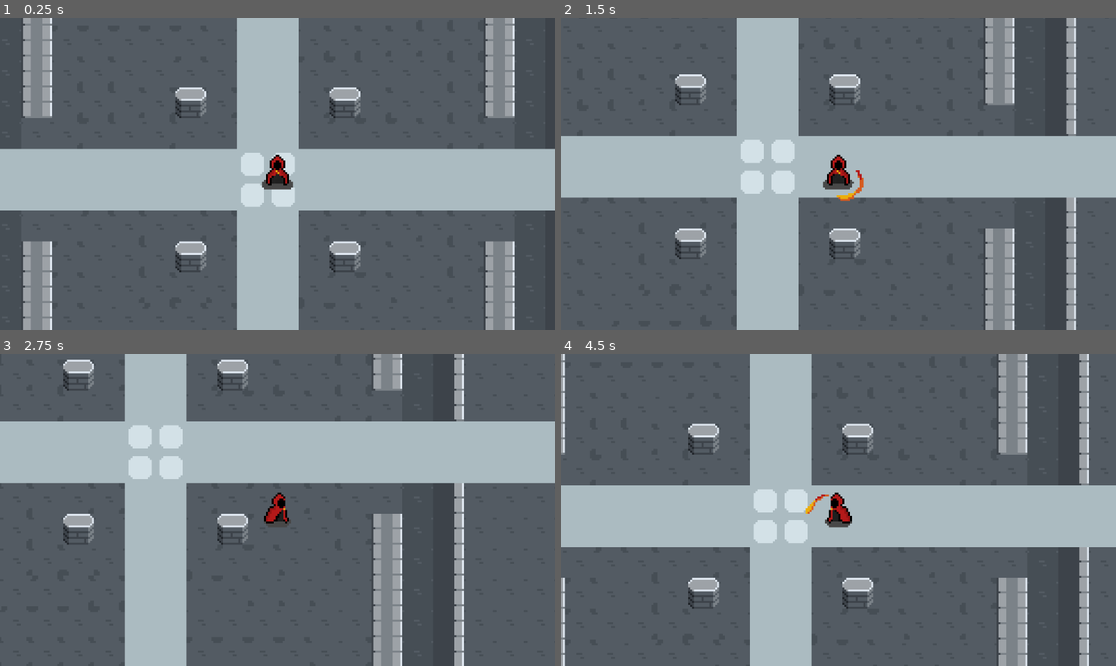
Above: before the commit, frames 1-4 (two rows, left to right).
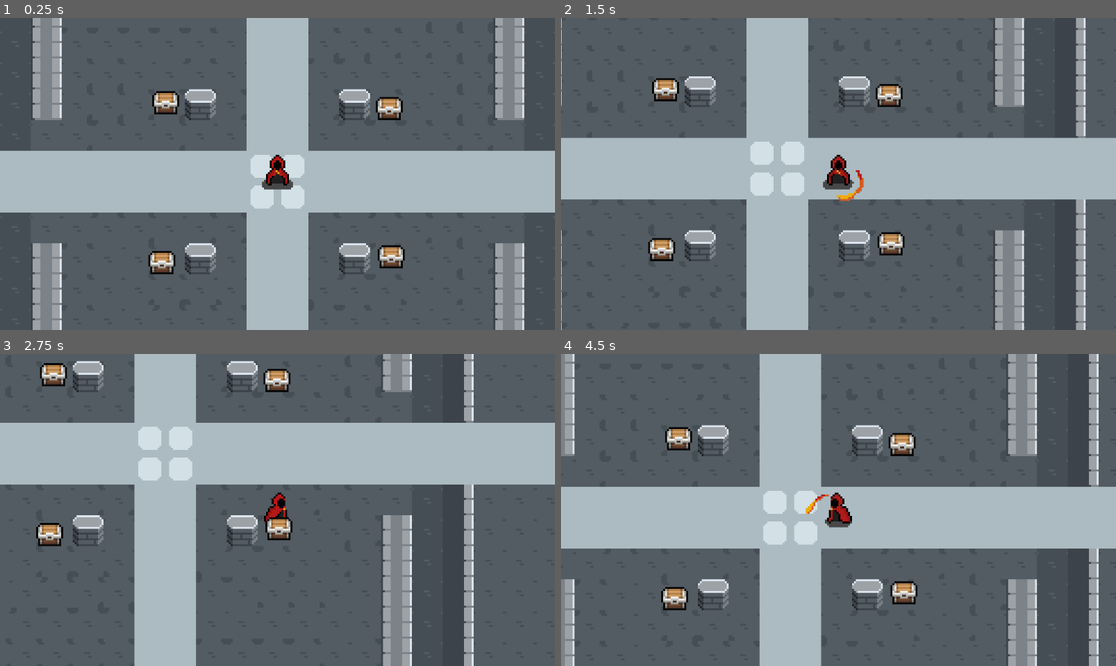
Above: after the commit, the same moments.

Repository: AmanSong/PixelGame
Game: Godot game, scene res://scenes/game.tscn
Same seed, same stepped clock (60 frames per second), same inputs: the game is played once before the commit and once after it.
Inputs:
- Up to frame 1 (0.25 s): no input
- Up to frame 2 (1.5 s): tap Enter at 0.5 s; hold D (Right) 0.53-1.28 s; tap F (FlameSlash) at 0.6, 1.35 s; hold S (Down) from 1.28 s (still down)
- Up to frame 3 (2.75 s): release S (Down) at 2.03 s; hold D (Right) from 2.03 s (still down); tap F (FlameSlash) at 2.1 s
- Up to frame 4 (4.5 s): release D (Right) at 2.78 s; hold W (Up) 2.78-3.53 s; tap F (FlameSlash) at 2.85, 3.6, 4.35 s; hold A (Left) from 3.53 s (still down)

The runs differ from the first frame. In frame 1, 16% of the frame differs, in the area x 0-100%, y 0-100%; in frame 2, 15%; in frame 3, 14%; in frame 4, 16%.

Commit message:
added hit and hurtboxes

Diff:
--- /dev/null
+++ b/components/HitBox/hit_box.gd
@@ -0,0 +1,14 @@
+class_name HitBox extends Area2D
+
+signal Damaged(damage: int)
+
+func _ready():
+	pass
+
+func _process(delta):
+	pass
+
+
+func TakeDamage(damage: int) -> void:
+	print("Damage taken:", damage)
+	Damaged.emit(damage)
--- /dev/null
+++ b/components/HitBox/hit_box.tscn
@@ -0,0 +1,9 @@
+[gd_scene load_steps=2 format=3 uid="uid://c1m043mg27pw2"]
+
+[ext_resource type="Script" uid="uid://cawmae55wmt7q" path="res://components/HitBox/hit_box.gd" id="1_01io0"]
+
+[node name="HitBox" type="Area2D"]
+collision_layer = 256
+collision_mask = 0
+monitoring = false
+script = ExtResource("1_01io0")
--- /dev/null
+++ b/components/HurtBox/hurt_box.gd
@@ -0,0 +1,16 @@
+class_name HurtBox extends Area2D
+
+@export var damage: int = 10
+
+func _ready():
+	area_entered.connect(AreaEntered)
+	pass
+
+func _process(delta):
+	pass
+
+
+func AreaEntered( area: Area2D ) -> void:
+	if area is HitBox:
+		area.TakeDamage(damage)
+	pass
--- /dev/null
+++ b/components/HurtBox/hurt_box.tscn
@@ -0,0 +1,9 @@
+[gd_scene load_steps=2 format=3 uid="uid://dtde0ulutbxkk"]
+
+[ext_resource type="Script" uid="uid://bah45ppp7w3pf" path="res://components/HurtBox/hurt_box.gd" id="1_a0kdx"]
+
+[node name="HurtBox" type="Area2D"]
+collision_layer = 0
+collision_mask = 2
+monitorable = false
+script = ExtResource("1_a0kdx")
--- a/project.godot
+++ b/project.godot
@@ -46,6 +46,13 @@
 ]
 }
 
+[layer_names]
+
+2d_physics/layer_1="Player"
+2d_physics/layer_2="PlayerHurt"
+2d_physics/layer_5="Walls"
+2d_physics/layer_9="Enemy"
+
 [rendering]
 
 textures/canvas_textures/default_texture_filter=0
--- /dev/null
+++ b/scenes/Objects/Chest.tscn
@@ -0,0 +1,29 @@
+[gd_scene load_steps=5 format=3 uid="uid://df4lgo5kjhlmu"]
+
+[ext_resource type="Script" uid="uid://cjd6bqk4er526" path="res://scenes/Objects/chest.gd" id="1_hkq3d"]
+[ext_resource type="Texture2D" uid="uid://xgqxxca5iaqb" path="res://assets/sprites/Props/chests.png" id="1_nhyrx"]
+[ext_resource type="PackedScene" uid="uid://c1m043mg27pw2" path="res://components/HitBox/hit_box.tscn" id="3_br01r"]
+
+[sub_resource type="RectangleShape2D" id="RectangleShape2D_y5k57"]
+size = Vector2(10, 6)
+
+[node name="Chest" type="Node2D"]
+script = ExtResource("1_hkq3d")
+
+[node name="Sprite2D" type="Sprite2D" parent="."]
+texture = ExtResource("1_nhyrx")
+hframes = 8
+vframes = 6
+frame = 1
+
+[node name="HitBox" parent="." instance=ExtResource("3_br01r")]
+
+[node name="CollisionShape2D" type="CollisionShape2D" parent="HitBox"]
+position = Vector2(0, 3)
+shape = SubResource("RectangleShape2D_y5k57")
+
+[node name="StaticBody2D" type="StaticBody2D" parent="."]
+
+[node name="CollisionShape2D" type="CollisionShape2D" parent="StaticBody2D"]
+position = Vector2(0, 3)
+shape = SubResource("RectangleShape2D_y5k57")
--- /dev/null
+++ b/scenes/Objects/chest.gd
@@ -0,0 +1,10 @@
+class_name Chest extends Node2D
+
+func _ready():
+	$HitBox.Damaged.connect(TakeDamage)
+	pass
+
+func TakeDamage(_damage : int) -> void:
+	# break and maybe drop an item
+	queue_free()
+	pass
--- a/scenes/game.tscn
+++ b/scenes/game.tscn
@@ -2,7 +2,7 @@
 
 [ext_resource type="PackedScene" uid="uid://5w66fyyk3vtd" path="res://scenes/world.tscn" id="1_yqjtg"]
 [ext_resource type="PackedScene" uid="uid://o48cu05yiwch" path="res://scenes/player.tscn" id="2_lnu2h"]
-[ext_resource type="PackedScene" uid="uid://dfi6nxu64a2no" path="res://scenes/slime.tscn" id="3_lnu2h"]
+[ext_resource type="PackedScene" uid="uid://dfi6nxu64a2no" path="res://scenes/Enemies/slime.tscn" id="3_lnu2h"]
 
 [node name="Game" type="Node2D"]
 y_sort_enabled = true
@@ -13,7 +13,7 @@
 position = Vector2(660, 271)
 
 [node name="Player" parent="." instance=ExtResource("2_lnu2h")]
-position = Vector2(587, 346)
+position = Vector2(582, 345)
 
 [node name="Camera2D2" type="Camera2D" parent="Player"]
 position = Vector2(-1, 11)
--- a/scenes/player.tscn
+++ b/scenes/player.tscn
@@ -8,6 +8,8 @@
 [ext_resource type="Script" uid="uid://wflihnfgtbhk" path="res://scripts/playerScripts/state_move.gd" id="5_qlg0r"]
 [ext_resource type="Script" uid="uid://dw1rdlu64p7pr" path="res://scripts/playerScripts/state_flameSlash.gd" id="7_fjrip"]
 [ext_resource type="AudioStream" uid="uid://bryugrjw0nnit" path="res://assets/audio/Fire_Whoosh.mp3" id="8_smehm"]
+[ext_resource type="PackedScene" uid="uid://dtde0ulutbxkk" path="res://components/HurtBox/hurt_box.tscn" id="9_ur7pv"]
+[ext_resource type="Script" uid="uid://rewwrvboa84a" path="res://scripts/playerScripts/PlayerInteractions.gd" id="9_y4r1p"]
 
 [sub_resource type="AtlasTexture" id="AtlasTexture_ujl30"]
 atlas = ExtResource("2_tuyoq")
@@ -332,6 +334,9 @@
 
 [sub_resource type="CircleShape2D" id="CircleShape2D_fulsm"]
 radius = 5.09902
+
+[sub_resource type="CircleShape2D" id="CircleShape2D_y4r1p"]
+radius = 8.0
 
 [node name="Player" type="CharacterBody2D"]
 y_sort_enabled = true
@@ -342,6 +347,8 @@
 [node name="PlayerSprite" type="AnimatedSprite2D" parent="."]
 sprite_frames = SubResource("SpriteFrames_qfm1y")
 animation = &"FlameSlash_Down"
+frame = 4
+frame_progress = 1.0
 
 [node name="CollisionShape2D" type="CollisionShape2D" parent="."]
 shape = SubResource("CircleShape2D_fulsm")
@@ -367,3 +374,15 @@
 [node name="AudioStreamPlayer2D" type="AudioStreamPlayer2D" parent="Audio"]
 volume_db = -10.0
 max_polyphony = 4
+
+[node name="Interactions" type="Node2D" parent="."]
+script = ExtResource("9_y4r1p")
+
+[node name="HurtBox" parent="Interactions" instance=ExtResource("9_ur7pv")]
+collision_mask = 256
+monitoring = false
+
+[node name="CollisionShape2D" type="CollisionShape2D" parent="Interactions/HurtBox"]
+position = Vector2(0, 9)
+shape = SubResource("CircleShape2D_y4r1p")
+debug_color = Color(0.940375, 0.146619, 0.493363, 0.42)
--- a/scenes/world.tscn
+++ b/scenes/world.tscn
@@ -1,8 +1,9 @@
-[gd_scene load_steps=9 format=4 uid="uid://5w66fyyk3vtd"]
+[gd_scene load_steps=10 format=4 uid="uid://5w66fyyk3vtd"]
 
 [ext_resource type="Texture2D" uid="uid://dnqgyw4lk2ibf" path="res://assets/sprites/Map/0_Template_Tileset_Background1.png" id="1_4wyf3"]
 [ext_resource type="Texture2D" uid="uid://6oc2clw8pwge" path="res://assets/sprites/Map/1_MiniDungeon_Tileset1_A.png" id="2_k0juu"]
 [ext_resource type="Texture2D" uid="uid://c7n1c386nstpl" path="res://assets/sprites/Map/1_MiniDungeon_Tileset_Background1.png" id="3_71j4m"]
+[ext_resource type="PackedScene" uid="uid://df4lgo5kjhlmu" path="res://scenes/Objects/Chest.tscn" id="4_k0juu"]
 
 [sub_resource type="TileSetAtlasSource" id="TileSetAtlasSource_nnsk1"]
 texture = ExtResource("3_71j4m")
@@ -121,8 +122,10 @@
 
 [node name="Background" type="ColorRect" parent="."]
 z_index = -10
-offset_right = 1152.0
-offset_bottom = 648.0
+offset_left = 265.0
+offset_top = 87.0
+offset_right = 900.0
+offset_bottom = 617.0
 color = Color(0.259294, 0.259294, 0.259294, 1)
 
 [node name="Map" type="Node2D" parent="."]
@@ -140,3 +143,15 @@
 position = Vector2(6, 29)
 tile_map_data = PackedByteArray("AAAaABUAAAAAAAIAAAAaABYAAAAAAAIAAAAaABcAAAAAAAIAAAAaABgAAAAAAAIAAAAaABkAAAAAAAIAAAAaAB …(1776 unchanged characters)…
 tile_set = SubResource("TileSet_k0juu")
+
+[node name="Chest" parent="." instance=ExtResource("4_k0juu")]
+position = Vector2(640, 310)
+
+[node name="Chest3" parent="." instance=ExtResource("4_k0juu")]
+position = Vector2(641, 387)
+
+[node name="Chest2" parent="." instance=ExtResource("4_k0juu")]
+position = Vector2(524, 307)
+
+[node name="Chest4" parent="." instance=ExtResource("4_k0juu")]
+position = Vector2(522, 390)
--- /dev/null
+++ b/scripts/playerScripts/PlayerInteractions.gd
@@ -0,0 +1,22 @@
+class_name PlayerInteractions extends Node2D
+
+@onready var player = $".."
+
+func _ready():
+	player.DirectionChanged.connect(UpdateDirection)
+	pass
+
+func UpdateDirection( new_direction : Vector2 ) -> void:
+	rotation
+	match new_direction:
+		Vector2.DOWN:
+			rotation_degrees = 0
+		Vector2.UP:
+			rotation_degrees = 180
+		Vector2.LEFT:
+			rotation_degrees = 90
+		Vector2.RIGHT:
+			rotation_degrees = -90
+		_:
+			rotation_degrees = 0
+	pass
--- a/scripts/playerScripts/player.gd
+++ b/scripts/playerScripts/player.gd
@@ -5,6 +5,8 @@
 
 @onready var state_machine : State_Machine = $StateMachine
 @onready var player_sprite = $PlayerSprite
+
+signal DirectionChanged(new_direction : Vector2)
 
 # when game stats
 func _ready():
@@ -35,6 +37,7 @@
 		new_dir = Vector2.UP if direction.y < 0 else Vector2.DOWN
 
 	cardinal_direction = new_dir
+	DirectionChanged.emit(new_dir)
 	player_sprite.scale.x = -1 if cardinal_direction == Vector2.LEFT else 1
 
 	return true
--- a/scripts/playerScripts/state_flameSlash.gd
+++ b/scripts/playerScripts/state_flameSlash.gd
@@ -8,6 +8,7 @@
 @onready var idle = $"../Idle"
 @onready var player_sprite = $"../../PlayerSprite"
 @onready var audio = $"../../Audio/AudioStreamPlayer2D"
+@onready var hurt_box = $"../../Interactions/HurtBox"
 
 func Enter():
 	attacking = true
@@ -17,11 +18,16 @@
 	audio.stream = flameSlash_sound
 	audio.pitch_scale = randf_range(2, 3)
 	audio.play()
+
+	await get_tree().create_timer(0.075).timeout
+	hurt_box.monitoring = true
 	pass
 
 func Exit():
 	player_sprite.animation_finished.disconnect( EndAttack )
 	attacking = false
+
+	hurt_box.monitoring = false
 	pass
 
 func Process(delta:float) -> State:
Binary file added: assets/sprites/Props/armours.png
Not shown, added: assets/sprites/Props/armours.png.import
Binary file added: assets/sprites/Props/books.png
Not shown, added: assets/sprites/Props/books.png.import
Binary file added: assets/sprites/Props/chests.png
Not shown, added: assets/sprites/Props/chests.png.import
Binary file added: assets/sprites/Props/consumables.png
Not shown, added: assets/sprites/Props/consumables.png.import
Binary file added: assets/sprites/Props/potions.png
Not shown, added: assets/sprites/Props/potions.png.import
Binary file added: assets/sprites/Props/weapons.png
Not shown, added: assets/sprites/Props/weapons.png.import
(and 6 more such lines)
